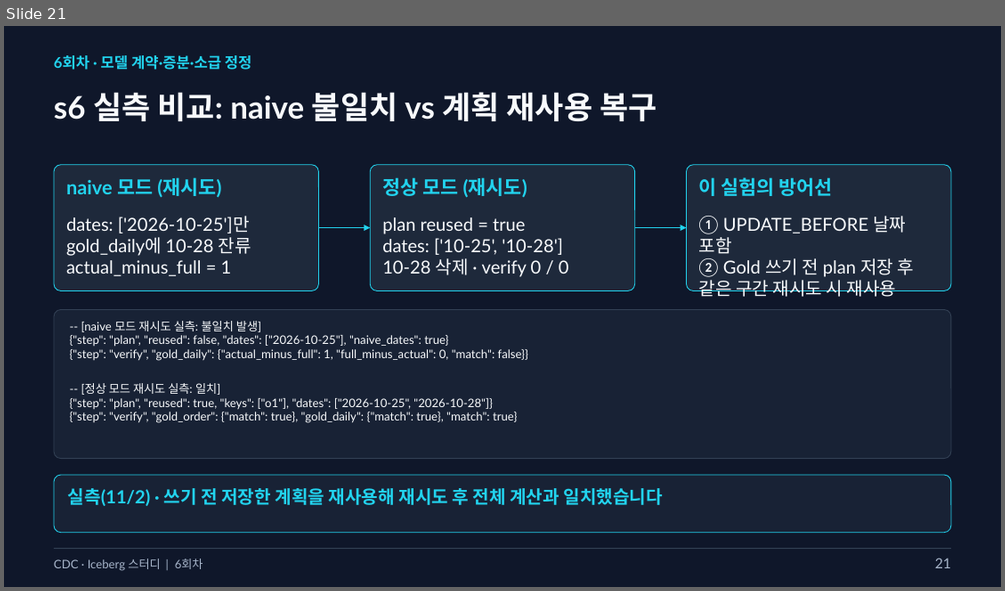
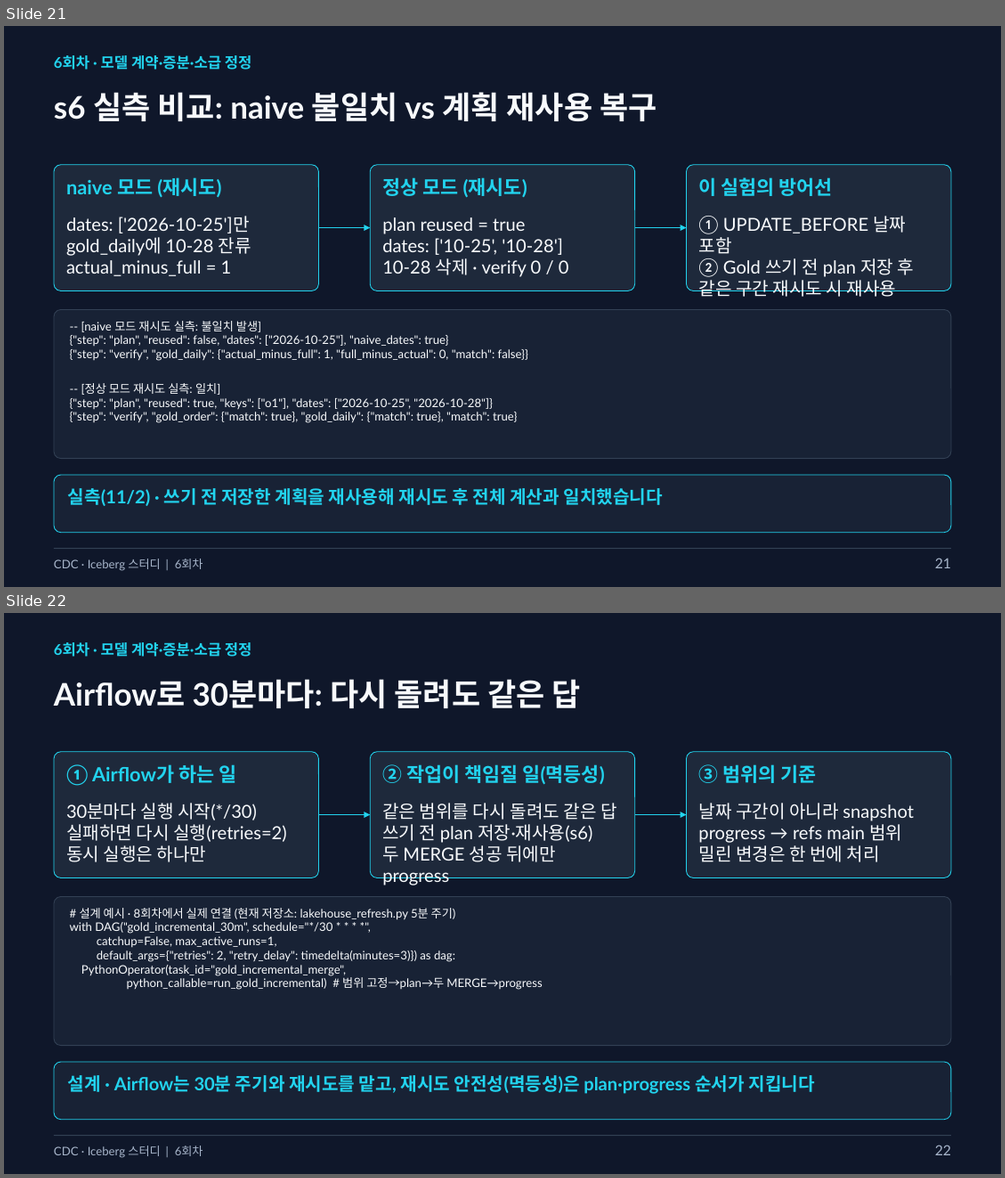
Before and after one commit to kim-dabin/cdc-lakehouse-study, a slide deck: labs/session06/slides/06-session06-student.pptx. Shown one above the other, each under a label of ours: slide 21 before the commit, slides 21 and 22 after it. The pictures are 1005x591 and 1005x1178 pixels, drawn with LibreOffice and Linux fonts; fonts in the diff are those of the drawing. Boxes give left, top, right and bottom in pixels: in the first picture for what was removed or moved away, otherwise in the second. Text is boxed around its words. In the diff, an @@ line names an element or a change of style, - is before the commit and + after.

```diff
--- a/labs/session06/slides/06-session06-student.pptx
+++ b/labs/session06/slides/06-session06-student.pptx
@@ slide 22 added at box(4, 613, 1001, 1174), background #0F172A @@
@@ text added at box(54, 642, 252, 657), 14.2 pt, text #22D3EE, bold @@
+6회차 · 모델 계약·증분·소급 정정
@@ text added at box(54, 679, 580, 708), 30 pt, text #F8FAFC, bold @@
+Airflow로 30분마다: 다시 돌려도 같은 답
@@ rounded rectangle added at box(54, 751, 319, 877), fill #1E293B, outline #22D3EE 0.75 pt @@
@@ text added at box(66, 764, 236, 786), 18.8 pt, text #22D3EE, bold @@
+① Airflow가 하는 일
@@ rounded rectangle added at box(371, 751, 635, 877), fill #1E293B, outline #22D3EE 0.75 pt @@
@@ text added at box(382, 764, 604, 784), 18.8 pt, text #22D3EE, bold @@
+② 작업이 책임질 일(멱등성)
@@ rounded rectangle added at box(686, 751, 951, 877), fill #1E293B, outline #22D3EE 0.75 pt @@
@@ text added at box(698, 764, 816, 783), 18.8 pt, text #22D3EE, bold @@
+③ 범위의 기준
@@ text added at box(66, 803, 287, 862), 17.2 pt, text #F8FAFC @@
+30분마다 실행 시작(*/30)
+실패하면 다시 실행(retries=2)
+동시 실행은 하나만
@@ arrow added from (319, 815) to (371, 815), #22D3EE 1.5 pt @@
@@ text added at box(382, 803, 617, 862), 17.2 pt, text #F8FAFC @@
+같은 범위를 다시 돌려도 같은 답
+쓰기 전 plan 저장·재사용(s6)
+두 MERGE 성공 뒤에만 progress
@@ arrow added from (635, 815) to (686, 815), #22D3EE 1.5 pt @@
@@ text added at box(698, 803, 914, 862), 17.2 pt, text #F8FAFC @@
+날짜 구간이 아니라 snapshot
+progress → refs main 범위
+밀린 변경은 한 번에 처리
@@ rounded rectangle added at box(54, 896, 952, 1046), fill #182235, outline #334155 0.75 pt @@
@@ text added at box(70, 908, 542, 989), 11.2 pt, text #F8FAFC @@
+# 설계 예시 · 8회차에서 실제 연결 (현재 저장소: lakehouse_refresh.py 5분 주기)
+with DAG("gold_incremental_30m", schedule="*/30 * * * *",
+catchup=False, max_active_runs=1,
+default_args={"retries": 2, "retry_delay": timedelta(minutes=3)}) as dag:
+PythonOperator(task_id="gold_incremental_merge",
+python_callable=run_gold_incremental) # 범위 고정→plan→두 MERGE→progress
@@ rounded rectangle added at box(54, 1062, 952, 1119), fill #182235, outline #22D3EE 0.75 pt @@
@@ text added at box(68, 1075, 815, 1094), 17.2 pt, text #22D3EE, bold @@
+설계 · Airflow는 30분 주기와 재시도를 맡고, 재시도 안전성(멱등성)은 plan·progress 순서가 지킵니다
@@ rectangle added at box(54, 1135, 952, 1135), fill #334155 @@
@@ text added at box(54, 1145, 203, 1158), 11.2 pt, text #A7B5CA @@
+CDC · Iceberg 스터디 | 6회차
@@ text added at box(935, 1144, 951, 1155), 13.5 pt, text #A7B5CA @@
+22
```
Also in this commit, not shown: 2 slides changed, 2 other files.
